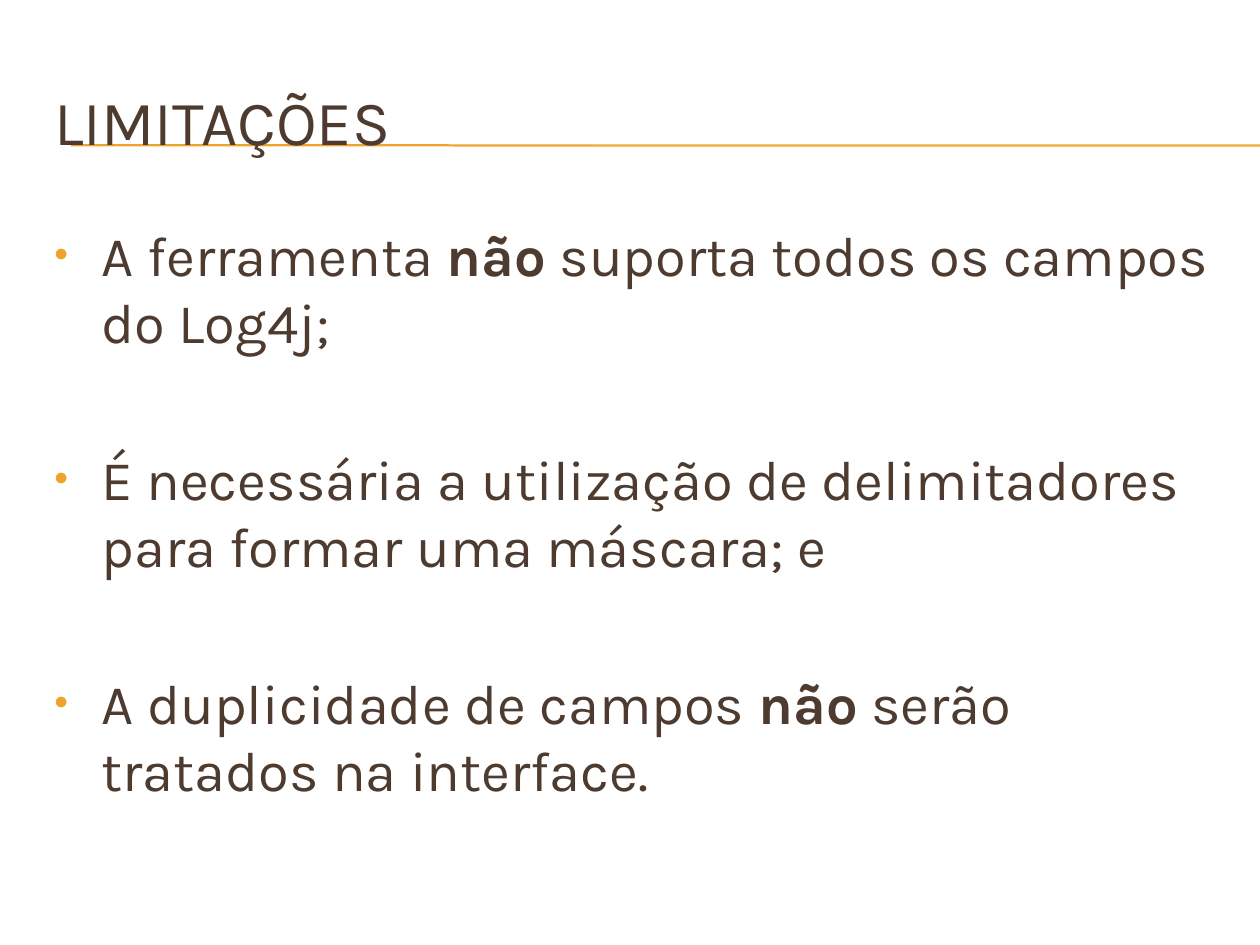
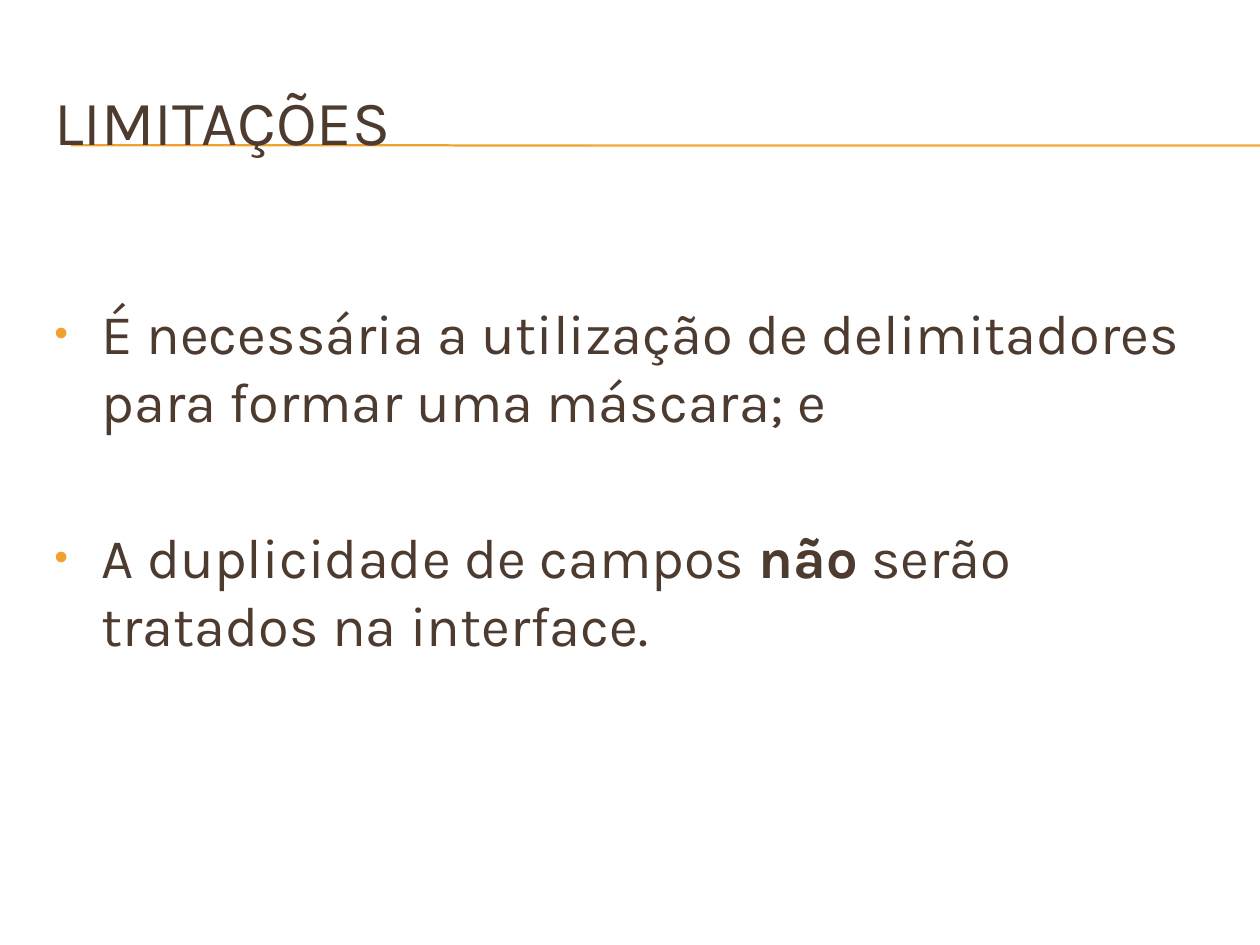
Before and after one commit to junioma/logviewerucb2009, a slide deck: slide 9 of DOCUMENTAÇÃO/_SLIDE/JMBLogViewer.pptx (slide 8 before the commit). Drawn at 1260x945 pixels with LibreOffice and Linux fonts; fonts in the diff are those of the drawing; background and template pictures are left out. Boxes give left, top, right and bottom in pixels: in the first picture for what was removed or moved away, otherwise in the second. Text is boxed around its words. In the diff, an @@ line names an element or a change of style, - is before the commit and + after.

```diff
--- a/DOCUMENTAÇÃO/_SLIDE/JMBLogViewer.pptx
+++ b/DOCUMENTAÇÃO/_SLIDE/JMBLogViewer.pptx
@@ text at [102,236,1208,357]: paragraph removed @@
-• A ferramenta não suporta todos os campos do Log4j;
```
Also in this commit, not shown: 1 other slide changed, 1 slide added.
